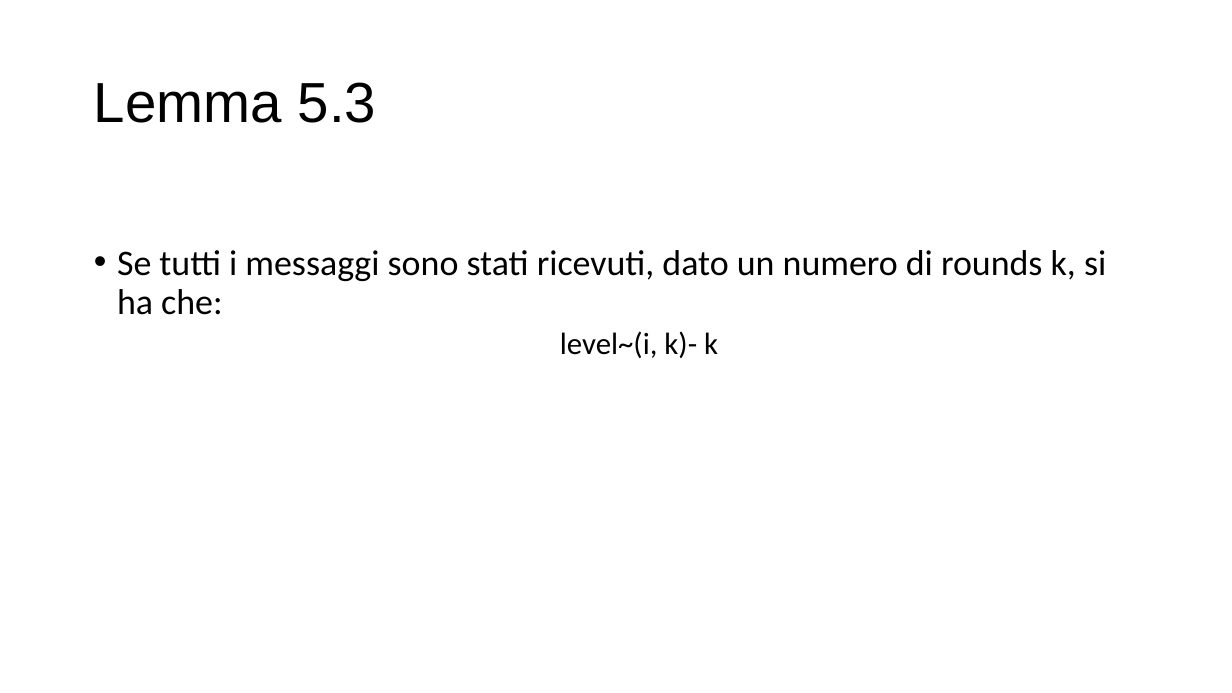
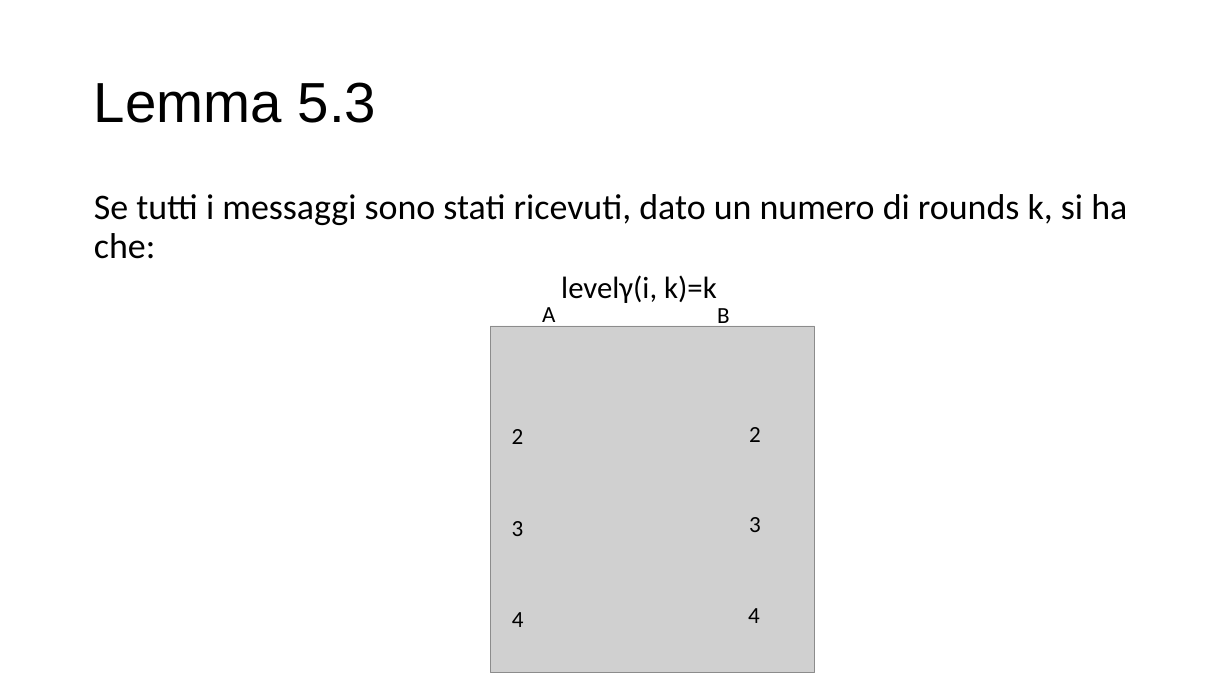
Before and after one commit to lory9894University/mcad, a slide deck: slide 24 of Presentazione ConsensusProblem.pptx. Drawn at 1232x693 pixels with LibreOffice and Linux fonts; fonts in the diff are those of the drawing; grey boxes stand for pictures. Boxes give left, top, right and bottom in pixels: in the first picture for what was removed or moved away, otherwise in the second. Text is boxed around its words. In the diff, an @@ line names an element or a change of style, - is before the commit and + after.

Commit message:
modificate slides 18-32

```diff
--- a/Presentazione ConsensusProblem.pptx
+++ b/Presentazione ConsensusProblem.pptx
@@ text at [94,194,1127,259]: bullet • to none @@
@@ text at [561,275,717,303]: text changed @@
-  level~(i, k)- k
+  levelγ(i, k)=k
@@ picture added at [490,326,814,673] @@
@@ text added at [542,307,555,328], 18 pt, text #000000 @@
+A
@@ text added at [717,308,730,327], 18 pt, text #000000 @@
+B
@@ text added at [512,429,524,444], 18 pt, text #000000 @@
+2
@@ text added at [749,427,761,442], 18 pt, text #000000 @@
+2
@@ text added at [512,521,524,536], 18 pt, text #000000 @@
+3
@@ text added at [749,517,761,532], 18 pt, text #000000 @@
+3
@@ text added at [512,612,524,627], 18 pt, text #000000 @@
+4
@@ text added at [748,608,760,623], 18 pt, text #000000 @@
+4
```
Also in this commit, not shown: 7 other slides changed.
